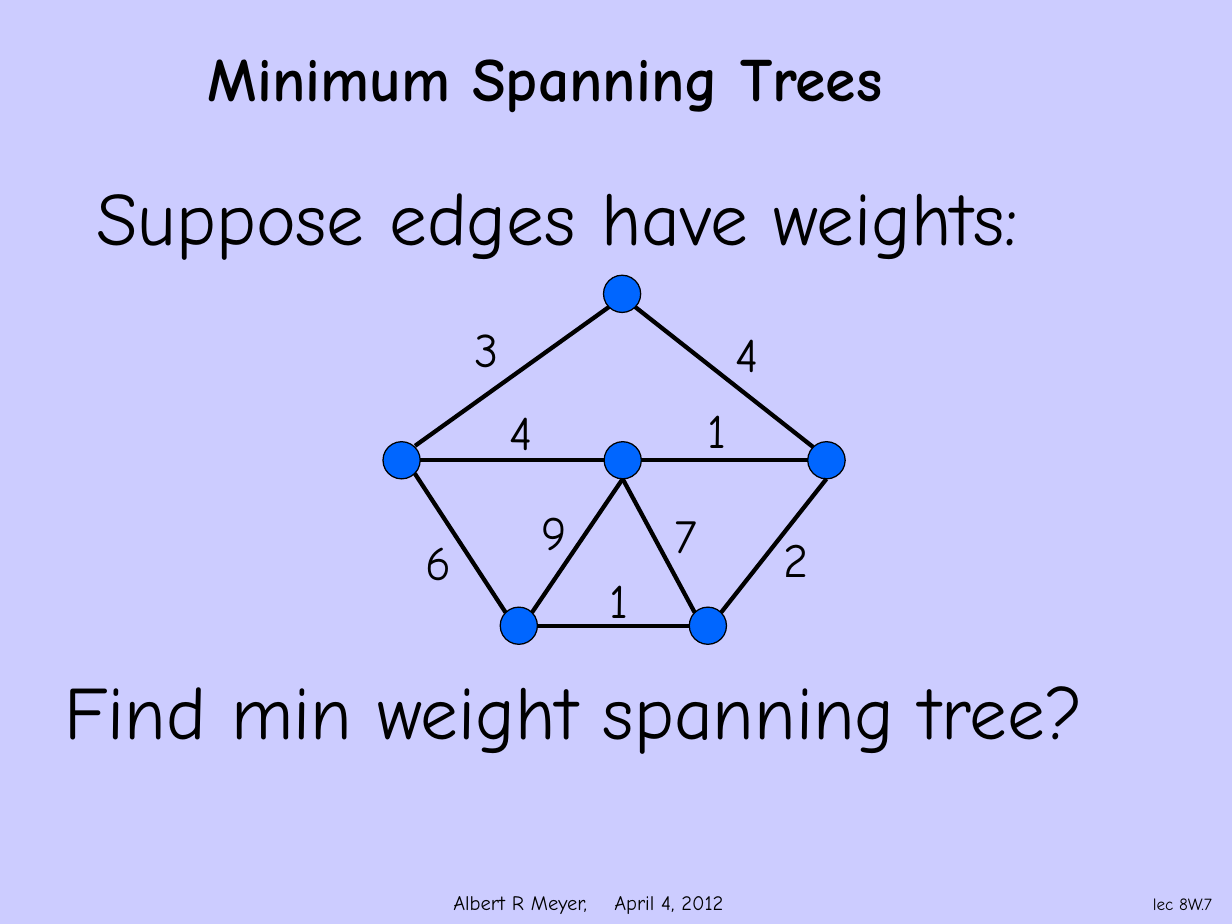
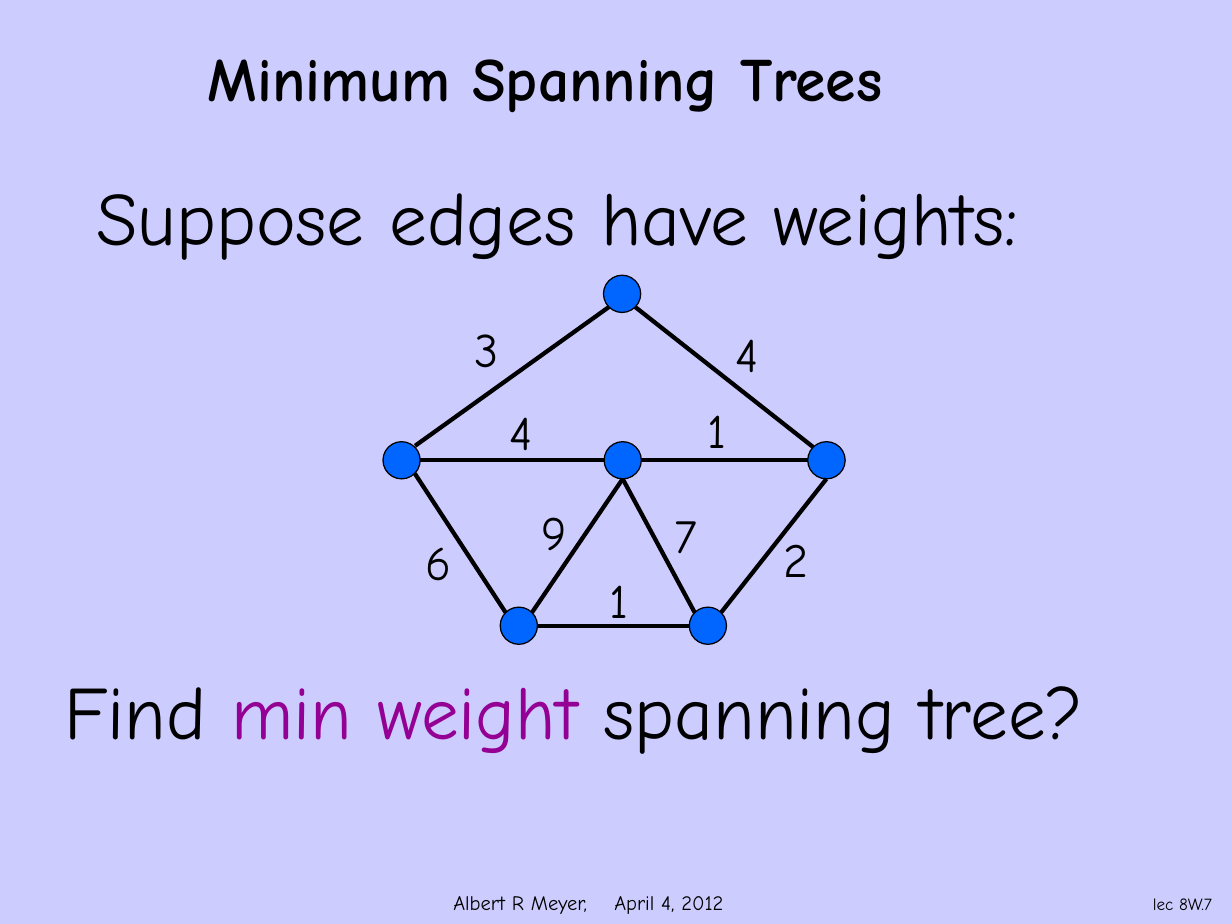
Before and after one commit to armeyer/mcs_web, a slide deck: slide 7 of spring12/slidesS12/trees-spanning.pptx. Drawn at 1232x924 pixels with LibreOffice and Linux fonts; fonts in the diff are those of the drawing; background and template pictures are left out. Boxes give left, top, right and bottom in pixels: in the first picture for what was removed or moved away, otherwise in the second. Text is boxed around its words. In the diff, an @@ line names an element or a change of style, - is before the commit and + after.

Commit message:
edit trees-coloring.pptx, animate trees-spanning.pptx

```diff
--- a/spring12/slidesS12/trees-spanning.pptx
+++ b/spring12/slidesS12/trees-spanning.pptx
@@ text "Find min weight spanning tree?" at (64,686,1083,754): text colour #000000 to #930093 in "min weight" @@
```
Also in this commit, not shown: 4 other slides changed, 1 other file.
